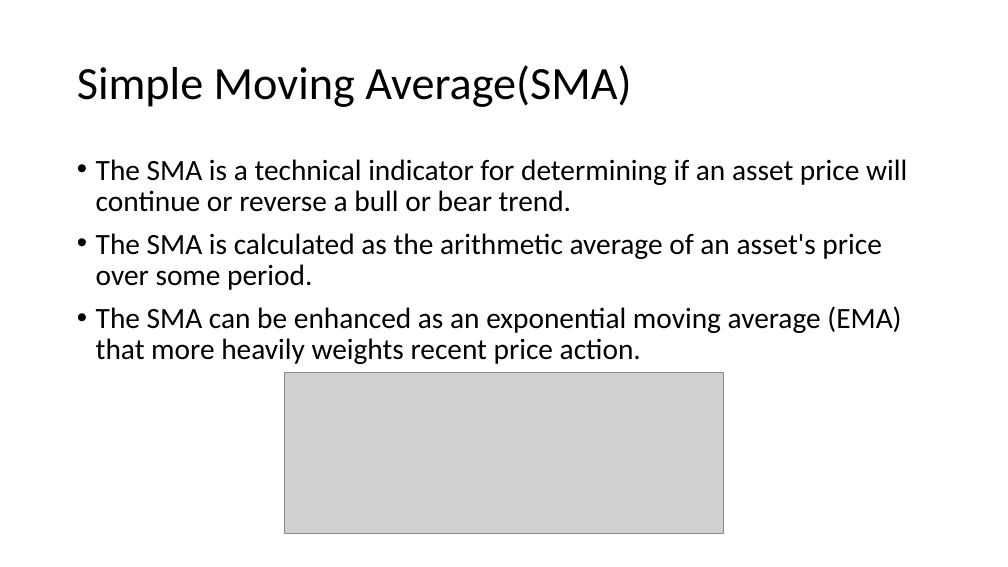
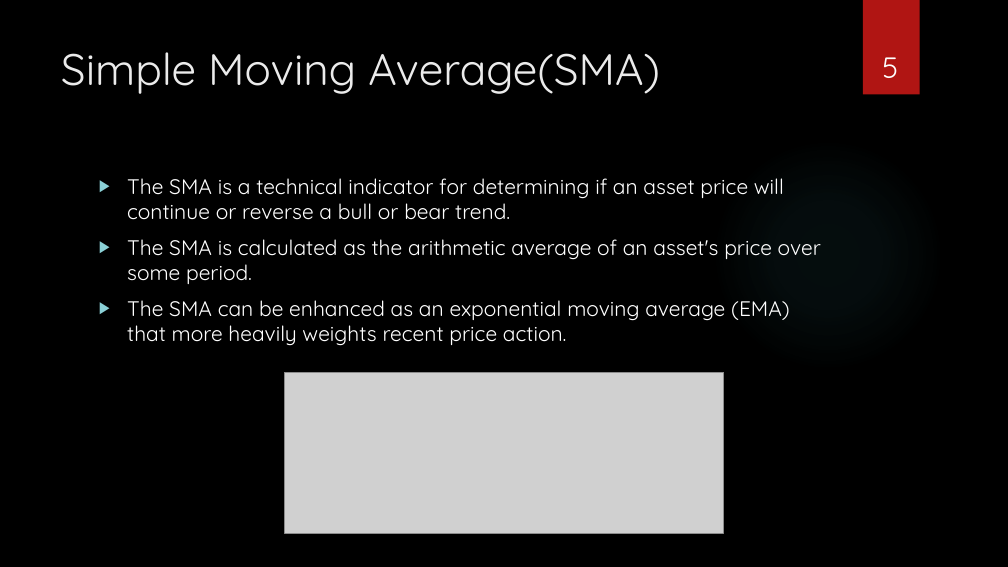
Before and after one commit to ShivakumarRavi/TradingAlgorithms, a slide deck: slide 5 of Python Assignment.pptx. Drawn at 1008x567 pixels with LibreOffice and Linux fonts; fonts in the diff are those of the drawing; grey boxes stand for pictures; background and template pictures are left out. Boxes give left, top, right and bottom in pixels: in the first picture for what was removed or moved away, otherwise in the second. Text is boxed around its words. In the diff, an @@ line names an element or a change of style, - is before the commit and + after.

```diff
--- a/Python Assignment.pptx
+++ b/Python Assignment.pptx
@@ background #FFFFFF to picture (left out) @@
@@ rectangle added at bbox=[863, 0, 920, 95], fill #B01513 @@
@@ title "Simple Moving Average(SMA)": place and size @@
-title "Simple Moving Average(SMA)" at bbox=[77, 65, 631, 107]
+title "Simple Moving Average(SMA)" at bbox=[61, 52, 660, 94]
@@ title "Simple Moving Average(SMA)" at bbox=[61, 52, 660, 94]: size 44 to 42 pt, font Calibri to Quicksand, text colour #000000 to #EBEBEB; line spacing 0.9 to 1; vertical alignment middle to top @@
@@ page number added at bbox=[882, 57, 898, 78], 28 pt, text #FFFFFF @@
+5
@@ ellipse added at bbox=[712, 138, 944, 371], fill gradient #50B9C1 @@
@@ text "The SMA is a technical ...": place and size @@
-text "The SMA is a technical ..." at bbox=[96, 159, 907, 364]
+text "The SMA is a technical ..." at bbox=[127, 178, 821, 346]
@@ text "The SMA is a technical ..." at bbox=[127, 178, 821, 346]: size 28 to 20 pt, font Calibri to Quicksand, text colour #000000 to #FFFFFF; bullet • to ▶; line spacing 0.9 to 1 @@
```
Also in this commit, not shown: 15 other slides changed, 1 other file.
